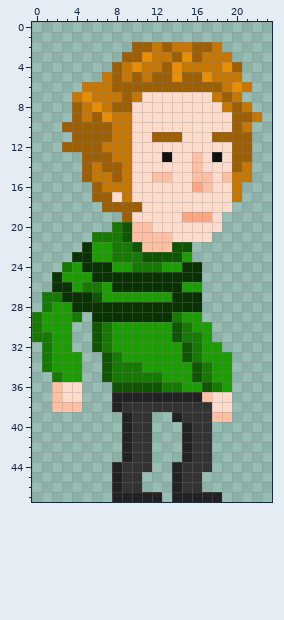
One commit to this pixel-art sprite: pfp-game/www/img/character-0.png. The first picture shows the starting point.
The file is 24x48 pixels.
After the commit:
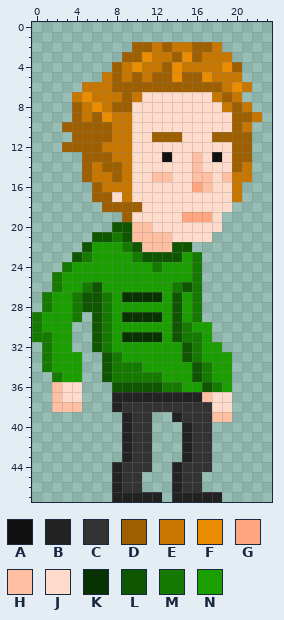
Palette (. is transparent): A #111111  B #222222  C #333333  D #9e5f00  E #c77700  F #eb8d00  G #ffa680  H #ffbfa3  J #ffdbcc  K #083300  L #0e5700  M #147a00  N #1a9e00
What changed:
The edit turns colour N into colour K in row 27 at x 9 to 12; in row 31 at x 9 to 12.
The edit turns colour K into colour L in row 22 at x 5; in row 23 at x 4; in row 27 at x 5 and 14; in row 28 at x 5 to 6 and 14; in row 29 at x 6.
The edit turns colour M into colour L in row 20 at x 8; in row 21 at x 6 to 7; in row 26 at x 6; in row 29 at x 14.
The edit turns colour N into colour L in row 26 at x 15.
There is now colour M in row 23 at x 16.
The edit turns colour K into colour M in row 23 at x 5; in row 24 at x 16; in row 25 at x 2 and 16; in row 26 at x 2 and 14; in row 27 at x 4 and 16; in row 28 at x 4, 7 and 16.
The edit turns colour K into colour M in row 29 at x 7.
The edit turns colour N into colour M in row 26 at x 16; in row 27 at x 7; in row 29 at x 16.
The edit turns colour K into colour N in row 24 at x 5 to 7 and 15; in row 25 at x 6 to 15; in row 26 at x 3 and 8 to 13; in row 27 at x 3 and 15; in row 28 at x 8 to 13 and 15; in row 29 at x 8 and 13.
The edit turns colour M into colour N in row 22 at x 8; in row 23 at x 8 to 9; in row 24 at x 10 to 11; in row 27 at x 2.
Pixel boxes of the changes (left, top, right, bottom) in both pictures:
changed: (52, 222, 202, 342)
